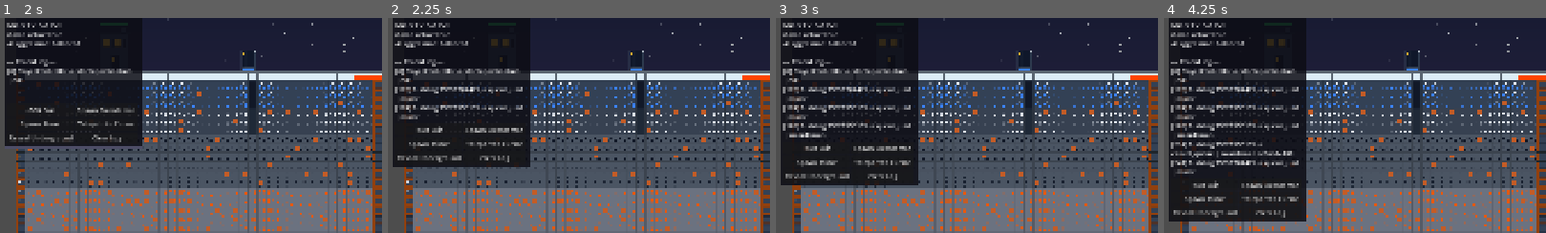
Above: before the commit, frames 1-4 (left to right).
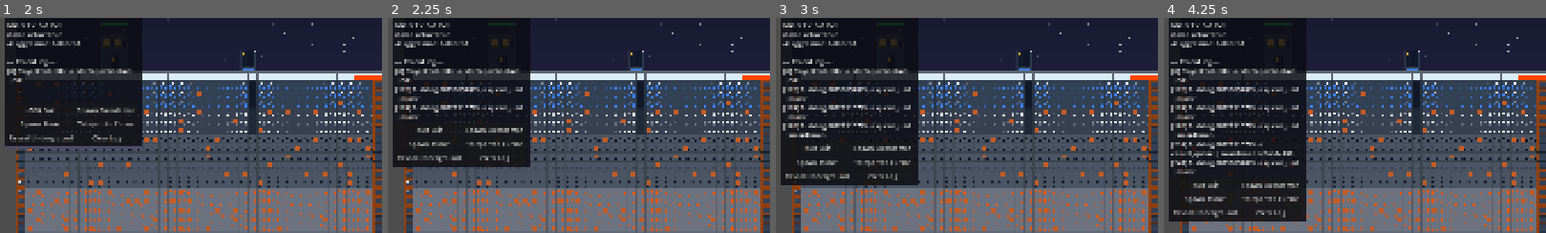
Above: after the commit, the same moments.

Repository: SZaidi00/mine-attack
Game: Godot game, scene res://scenes/main.tscn
Same seed, same stepped clock (60 frames per second), same inputs: the game is played once before the commit and once after it.
Inputs:
- Up to frame 1 (2 s): click "Surface" at 0.5 s; click "Underground" at 1.25 s
- Up to frame 2 (2.25 s): click "50" at 2 s
- Up to frame 3 (3 s): click "100" at 2.75 s
- Up to frame 4 (4.25 s): click "Swo" at 3.5 s
The pictures show only the part of the screen within x 0-50%, y 18-68%; the shares and areas given below are measured in that part.

Frame 1 is identical in both runs. In frame 2, 0.2% of the frame differs, in the area x 13-24%, y 32-43%; in frame 3, 0.4%; in frame 4, 0.5%, in the area x 13-24%, y 32-69%.

Commit message:
phase 1 fix

Diff:
--- a/scripts/controllers/player_controller.gd
+++ b/scripts/controllers/player_controller.gd
@@ -22,6 +22,10 @@
 func _ready() -> void:
 	if selection_box:
 		selection_box.visible = false
+		# The box is purely visual: it must never consume mouse events, or a
+		# drag-release landing inside it would be swallowed by the GUI and
+		# _unhandled_input would never finish the selection.
+		selection_box.mouse_filter = Control.MOUSE_FILTER_IGNORE
 	call_deferred("_validate_setup")
 
 
@@ -292,11 +296,17 @@
 
 
 func _building_at(world_pos: Vector2) -> Node2D:
+	# Pick against the building's full body rect (base plus sprite height)
+	# instead of a radius around its base point, so clicks anywhere on the
+	# building register as building clicks.
 	var best: Node2D = null
 	var best_dist: float = 999999.0
 	for building in get_tree().get_nodes_in_group("buildings"):
-		var d: float = building.global_position.distance_to(world_pos)
-		if d < building.get("width_cells") * GridWorld.CELL_SIZE / 2.0 and d < best_dist:
+		var rect: Rect2 = building.call("get_bounds_rect")
+		if not rect.has_point(world_pos):
+			continue
+		var d: float = building.global_position.distance_squared_to(world_pos)
+		if d < best_dist:
 			best_dist = d
 			best = building
 	return best
